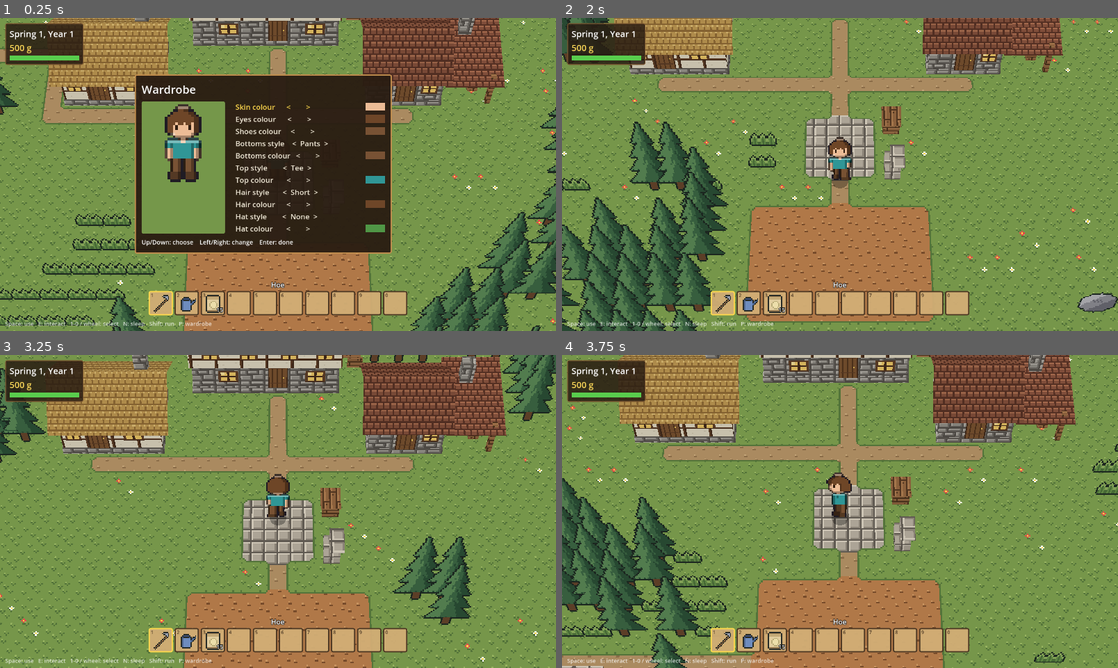
Above: before the commit, frames 1-4 (two rows, left to right).
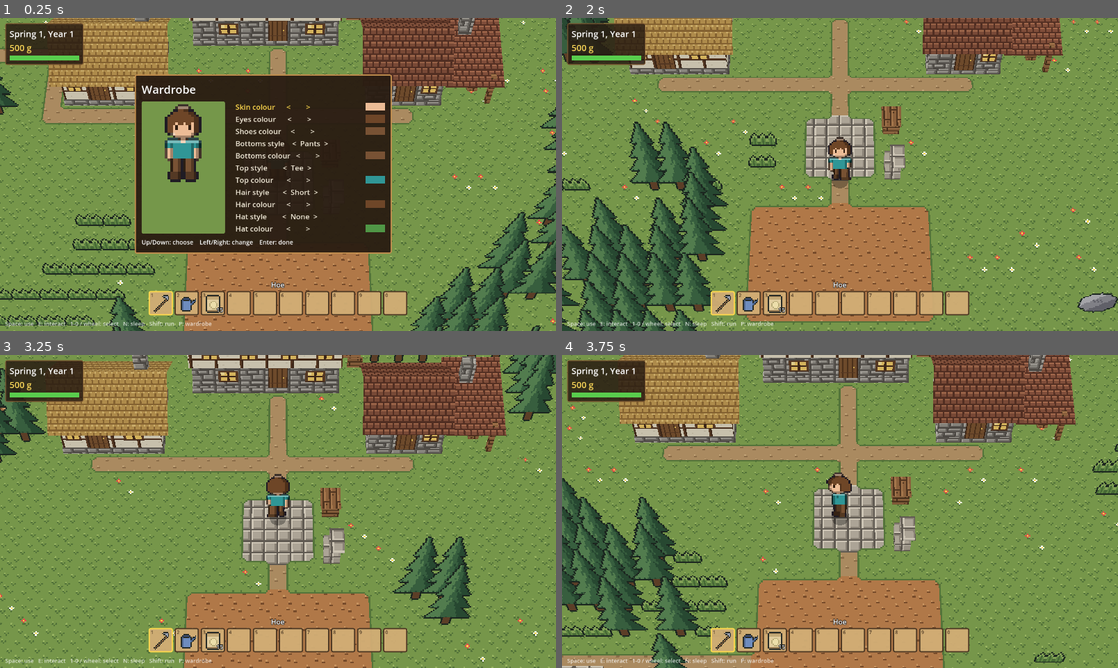
Above: after the commit, the same moments.

Repository: grimechristopher/procedural-game
Game: Godot game, scene res://scenes/main.tscn
Two runs of this game, one before a commit and one after it. Both use one fixed random seed, a clock stepped at 60 frames per second and the inputs below.
Inputs (mouse positions are in pixels of both pictures, inside the frame that each line leads up to):
- Up to frame 1 (0.25 s): no input
- Up to frame 2 (2 s): tap Enter (ui_accept) at 0.5, 0.77, 1.52 s; move the mouse to (962, 158) at 0.52 s; hold D (move_right) 0.53-1.28 s; hold R (regenerate) 0.53-1.28 s; click (962, 158) at 0.67 s; move the mouse to (728, 190) at 1.27 s; hold S (move_down) from 1.28 s (still down); tap Mouse wheel down (hotbar_next) at 1.35 s; tap R (regenerate) at 1.55 s
- Up to frame 3 (3.25 s): move the mouse to (333, 442) at 2.02 s; release S (move_down) at 2.03 s; hold D (move_right) 2.03-2.78 s; hold Mouse wheel up (hotbar_prev) 2.03-2.78 s; tap R (regenerate) at 2.3, 3.05 s; move the mouse to (250, 574) at 2.77 s; hold W (move_up) from 2.78 s (still down); tap E (interact) at 2.85 s; click (250, 574) at 2.92 s; tap Enter (ui_accept) at 3.02 s
- Up to frame 4 (3.75 s): move the mouse to (1006, 558) at 3.52 s; release W (move_up) at 3.53 s; hold A (move_left) from 3.53 s (still down); hold R (regenerate) from 3.53 s (still down)

Frames 1-2 are identical in both runs. In frame 3, less than 0.1% of the frame differs, in the area x 0-4%, y 12-25%; in frame 4, nothing differs.

Commit message:
Diagonal slopes all the way down tall staircases; connector fixes
Tall slopes' staircases are cut diagonally at every level, so diagonal
sloped walls run straight instead of zigzagging. To keep everything
reachable, the connector now: lays ramps through slopes that end in a
step; counts a clearing only if it opens a way through (and can put a
diagonal cut back to a block); takes banks away only as a last resort;
smooths fins before joining rather than after; and levels pockets up to
60 cells once nothing else joins.

Co-Authored-By: Claude Opus 5.5 <noreply@anthropic.com>
Claude-Session: https://claude.ai/code/session_01QBAyNdiLYtBbpQzeaWaTYf

Diff:
--- a/scripts/world.gd
+++ b/scripts/world.gd
@@ -175,7 +175,8 @@
 const ROCK_LEVEL := 5
 ## Chance a usable cliff step gets a ramp up it, before the connectivity pass.
 const RAMP_CHANCE := 0.03
-## Unreachable pockets this small (cells) get levelled if no ramp fits.
+## Unreachable pockets this small (cells) get levelled if no ramp fits
+## (and up to twice this, once nothing else will join).
 const SMALL_POCKET := 30
 const ORTHOGONAL: Array[Vector2i] = [Vector2i.UP, Vector2i.DOWN, Vector2i.LEFT, Vector2i.RIGHT]
 const DIAGONAL: Array[Vector2i] = [Vector2i(1, 1), Vector2i(1, -1), Vector2i(-1, 1), Vector2i(-1, -1)]
@@ -196,6 +197,9 @@
 ## Per cell, a bit per ORTHOGONAL side whose full cliff slopes (banks) rather
 ## than standing vertical.
 var _slope_sides := PackedByteArray()
+## Cells _slope_walls raised into a slope's staircase (all slope, no ground
+## to walk on).
+var _raised := PackedByteArray()
 ## Leaves terrain blocks undrawn in the GridMap, for TerrainMesh to draw.
 ## (Off for hand-built test maps, which have no terrain mesh.)
 @export var hide_terrain_blocks := true
@@ -247,9 +251,8 @@
 		for z in range(spawn_cell.y - 1, spawn_cell.y + 2):
 			set_cell_item(Vector3i(x, GROUND_LAYER, z), Tile.PLAZA)
 	_place_scenery(terrain, heights, reserved)
+	_smooth_fins(heights, reserved)
 	_connect_everything(heights, reserved)
-	if _smooth_fins(heights, reserved) > 0:
-		_connect_everything(heights, reserved)
 	_bury_covered_blocks()
 	height_map = heights
 	_edges = TerrainMesh.build(self, heights, terrain)
@@ -448,6 +451,8 @@
 func _slope_walls(terrain: Terrain, heights: PackedInt32Array) -> void:
 	_slope_sides.resize(map_size.x * map_size.y)
 	_slope_sides.fill(0)
+	_raised.resize(map_size.x * map_size.y)
+	_raised.fill(0)
 	var settled := SETTLEMENT_RADIUS + 2.0
 	for z in map_size.y:
 		for x in map_size.x:
@@ -505,6 +510,7 @@
 						sides |= bits
 				if best > f:
 					heights[i] = best
+					_raised[i] = 1
 					_slope_sides[i] = sides
 					_max_drop[i] = maxi(_max_drop[i], 2)
 					changed = true
@@ -583,8 +589,11 @@
 			var bits := (1 << ORTHOGONAL.find(a)) | (1 << ORTHOGONAL.find(b))
 			if sloped & bits != bits or h - low != 2:
 				continue
-		if _height_at(heights, cell - a) == h and _height_at(heights, cell - b) == h \
-				and _height_at(heights, cell - d) == h:
+		# Level plateau behind (or, within a slope's staircase, plateau or
+		# more slope rising behind it).
+		var behind := [_height_at(heights, cell - a), _height_at(heights, cell - b), _height_at(heights, cell - d)]
+		var within := sloped and _raised[cell.y * map_size.x + cell.x] == 1
+		if behind.all(func(hb: int) -> bool: return hb == h or (within and hb > h)):
 			_wedge_column(cell, low, h, -d)
 			return
 
@@ -708,7 +717,10 @@
 	for z in map_size.y:
 		for x in map_size.x:
 			surface[z * map_size.x + x] = _top_surface(Vector2i(x, z))
+	var level_limit := SMALL_POCKET
 	for attempt in 40:
+		if attempt == 30:
+			level_limit = SMALL_POCKET * 2
 		var reached := _reach(surface, PackedByteArray(), spawn_cell)
 		var pockets := _label_pockets(surface, reached)
 		var members := {}
@@ -741,7 +753,13 @@
 							break
 				if done:
 					break
-			if not done and cells.size() <= SMALL_POCKET:
+			if not done:
+				# Last, take a bank away, to climb the cliff behind it next time.
+				for cell in cells:
+					if _join(cell, reached, surface, heights, reserved, true, true):
+						done = true
+						break
+			if not done and cells.size() <= level_limit:
 				done = _level_pocket(cells, reached, surface, heights, reserved)
 			if done:
 				joined += 1
@@ -749,7 +767,11 @@
 				# its own way in.
 				_grow_reach(surface, reached, cells)
 		if joined == 0:
-			return
+			if level_limit > SMALL_POCKET:
+				return
+			# Stuck (or nearly out of tries, above): level somewhat bigger
+			# pockets too, as a last resort.
+			level_limit = SMALL_POCKET * 2
 
 
 ## The highest surface in a column (terrain has one per column), found
@@ -811,6 +833,15 @@
 			if not is_nan(e) and is_equal_approx(_edge(surface[i], -d), e):
 				reached[i] = 1
 				frontier.append(n)
+
+
+## Whether you can walk from cell c to its neighbour toward d.
+func _links(surface: Array, c: Vector2i, d: Vector2i) -> bool:
+	var n := c + d
+	if n.x < 0 or n.y < 0 or n.x >= map_size.x or n.y >= map_size.y:
+		return false
+	var e := _edge(surface[c.y * map_size.x + c.x], d)
+	return not is_nan(e) and is_equal_approx(_edge(surface[n.y * map_size.x + n.x], -d), e)
 
 
 ## Numbers the separate pockets of walkable ground that weren't reached
@@ -920,9 +951,10 @@
 ## Joins the pocket containing u to reachable ground next to it, if it
 ## can: a ramp up or down a half or whole block, or clearing a tree or rock
 ## between u and reachable ground at the same level; with `cut`, also a
-## corridor up a taller wall.
+## corridor up a taller wall; with `peel`, also taking away a bank that's
+## in the way.
 func _join(u: Vector2i, reached: PackedByteArray, surface: Array, heights: PackedInt32Array,
-		reserved: Dictionary, cut := false) -> bool:
+		reserved: Dictionary, cut := false, peel := false) -> bool:
 	var hu := _height_at(heights, u)
 	for d in ORTHOGONAL:
 		var r := u + d
@@ -943,7 +975,7 @@
 					dir = -d
 				if dir != Vector2i.ZERO and _place_ramp(_ramp_pieces(r, dir, heights, reserved), dir, surface):
 					return true
-			if hu == hr:
+			if hu == hr and peel:
 				# No ramp fits: take the bank away, so u's ground reaches the
 				# cliff (which turns vertical there) and can climb it next time.
 				set_cell_item(Vector3i(r.x, hr / 2, r.y), INVALID_CELL_ITEM)
@@ -963,16 +995,29 @@
 			if _cut_ramps(low, dir, heights, reserved, surface):
 				return true
 		elif not reached[ri] and hr == hu and surface[ri].is_empty() and not reserved.has(r):
-			# r is blocked; clear it if reachable ground at our level lies beyond.
+			# r is blocked (by a tree or rock, or cut into a wedge); clear it if
+			# reachable ground at our level lies beyond.
 			var prop_at := Vector3i(r.x, (hr + 1) / 2, r.y)
-			if get_cell_item(prop_at) not in CLEARABLE:
+			var wedge_at := Vector3i(r.x, (hr - 1) / 2, r.y)
+			var wedged := hr > 0 and _is_wedge(get_cell_item(wedge_at))
+			if get_cell_item(prop_at) not in CLEARABLE and not wedged:
 				continue
 			for d2 in ORTHOGONAL:
 				var b := r + d2
 				if _height_at(heights, b) == hu and reached[b.y * map_size.x + b.x] and not surface[b.y * map_size.x + b.x].is_empty():
-					set_cell_item(prop_at, INVALID_CELL_ITEM)
+					# Only if it then really links u through r to b.
+					var prop := get_cell_item(prop_at)
+					var prop_basis := get_cell_item_orientation(prop_at)
+					if wedged:
+						_unshape(r, heights)
+					else:
+						set_cell_item(prop_at, INVALID_CELL_ITEM)
 					surface[ri] = _top_surface(r)
-					return true
+					if _links(surface, u, d) and _links(surface, r, d2):
+						return true
+					if not wedged:
+						set_cell_item(prop_at, prop, prop_basis)
+						surface[ri] = _top_surface(r)
 	return false
 
 
@@ -986,7 +1031,7 @@
 	var r := u + d
 	var hr := _height_at(heights, r)
 	# Walk the staircase to its far end, up or down.
-	var step := -2 if hu == hr + 2 else (2 if hu == hr else 0)
+	var step := -2 if hu == hr + 2 else (2 if hu <= hr else 0)
 	if step == 0:
 		return false
 	var banks: Array[Vector2i] = []
@@ -1005,12 +1050,16 @@
 	var h_top := _height_at(heights, top)
 	if step > 0 and h_top != _height_at(heights, banks[-1]) + 2:
 		return false
-	var floor_h := h_top - 2 * k
+	# Down to the ground past the banks (the slope may end in a step).
+	var floor_h := _height_at(heights, top + down * (k + 1))
+	if floor_h < 0 or floor_h > h_top - 2 * k:
+		return false
+	var steps := h_top - floor_h
 	var run: Array[Vector2i] = []
-	for j in range(1, 2 * k + 1):
+	for j in range(1, steps + 1):
 		run.append(top + down * j)
-	var landing: Vector2i = top + down * (2 * k + 1)
-	for j in range(k, 2 * k):
+	var landing: Vector2i = top + down * (steps + 1)
+	for j in range(k, steps):
 		var f: Vector2i = run[j]
 		if _height_at(heights, f) != floor_h or not _ramp_room(f, floor_h / 2, floor_h, reserved) \
 				or _ramp_near_cell(f):
@@ -1019,7 +1068,7 @@
 		return false
 	if not reached[top.y * map_size.x + top.x] and not reached[landing.y * map_size.x + landing.x]:
 		return false
-	for j in 2 * k:
+	for j in steps:
 		var f: Vector2i = run[j]
 		var s := h_top - (j + 1)
 		for layer in range(0, TOP_LAYER + 1):
@@ -1027,7 +1076,7 @@
 		_stack_column(f, s)
 		heights[f.y * map_size.x + f.x] = s
 		set_slope(f, s / 2, Tile.HALF_HILL_RAMP if s % 2 == 0 else Tile.UPPER_HALF_HILL_RAMP, -down)
-	for j in range(-1, 2 * k + 2):
+	for j in range(-1, steps + 2):
 		for side in [Vector2i(down.y, down.x), Vector2i(-down.y, -down.x), Vector2i.ZERO]:
 			var n: Vector2i = top + down * j + side
 			if _height_at(heights, n) < 0:
@@ -1114,7 +1163,7 @@
 		for x in range(1, map_size.x - 1):
 			var c := Vector2i(x, z)
 			var h := _height_at(heights, c)
-			if h < 0 or reserved.has(c) or _ramp_near_cell(c) or _has_bank(c, h):
+			if h < 0 or reserved.has(c) or _ramp_near(c) or _has_bank(c, h):
 				continue
 			for d: Vector2i in [Vector2i(1, 0), Vector2i(0, 1)]:
 				var a := _height_at(heights, c + d)
Not shown, changed: documentation/terrain/README.md
